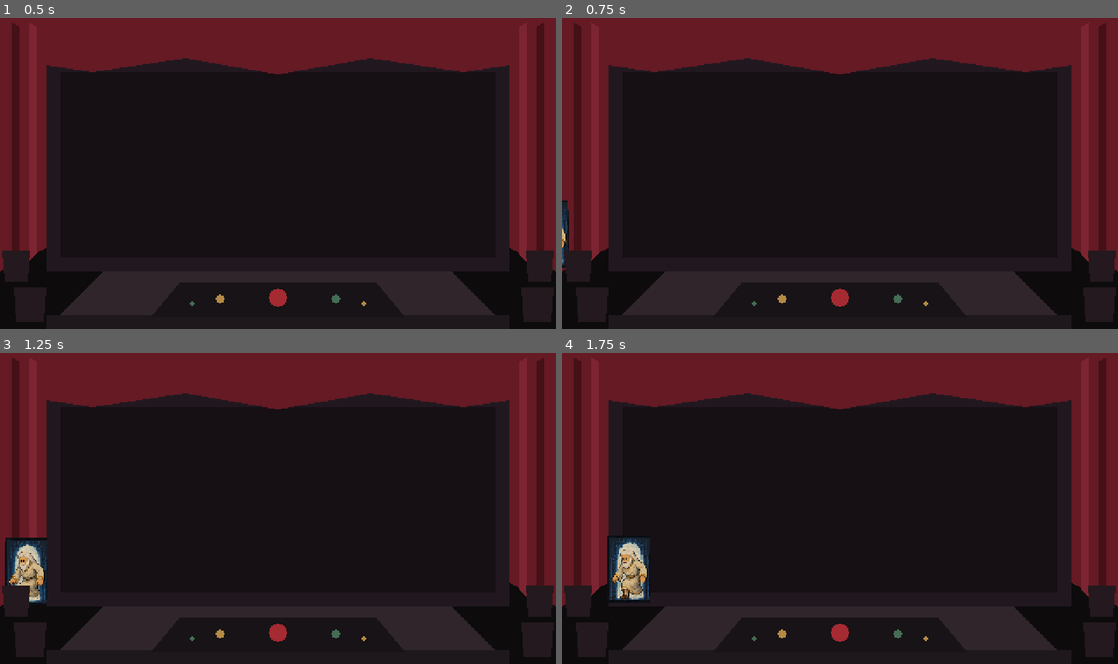
Above: before the commit, frames 1-4 (two rows, left to right).
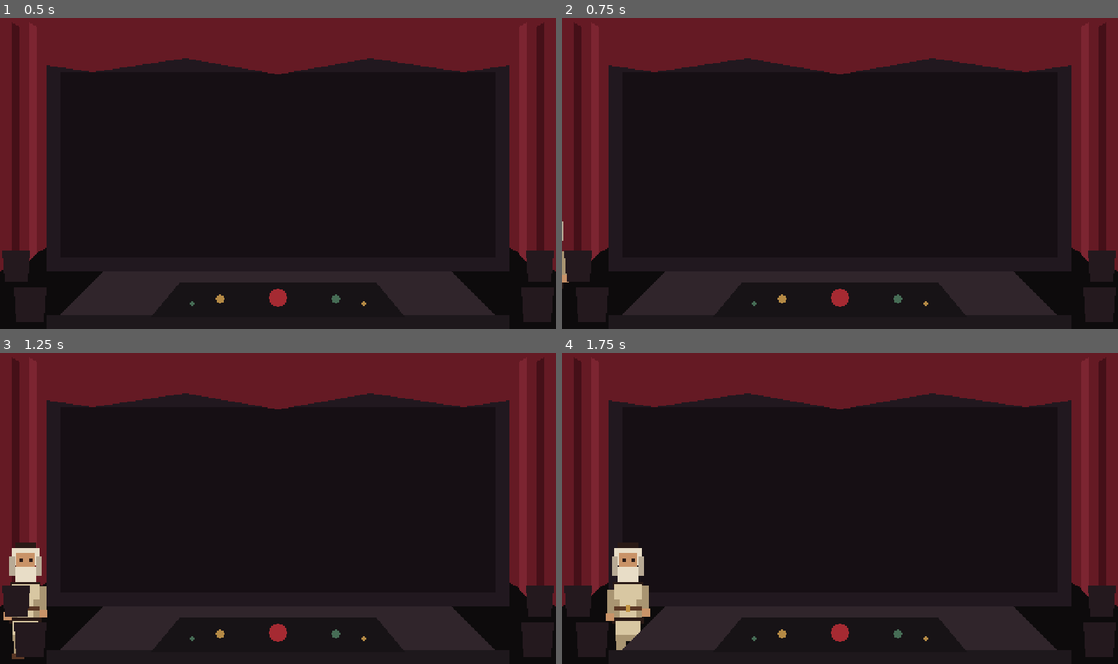
Above: after the commit, the same moments.

Repository: badmrfrosty313/the-bible-sort-of
Game: Godot game, scene res://scenes/theater/theater.tscn
Same seed, same stepped clock (60 frames per second), same inputs: the game is played once before the commit and once after it.
Inputs:
- Up to frame 1 (0.5 s): no input
- Up to frame 2 (0.75 s): tap Enter at 0.5 s
- Up to frame 3 (1.25 s): no input
- Up to frame 4 (1.75 s): no input

Frame 1 is identical in both runs. In frame 2, 0.3% of the frame differs, in the area x 0-2%, y 58-88%; in frame 3, 1.6%; in frame 4, 2.1%, in the area x 7-16%, y 58-96%.

Commit message:
Replace laminated Father art with procedural animated sprite

Diff:
--- a/scripts/father.gd
+++ b/scripts/father.gd
@@ -4,88 +4,138 @@
 enum State { IDLE, WALKING, STANDING, SITTING, WATCHING, REACTING }
 
 @export var walk_speed: float = 70.0
-@export var target_character_height: float = 58.0
-
-# Temporary crops from the current concept sheet. These remain scaffolding
-# until the transparent production sprite sheet is committed.
-const WALK_REGION := Rect2(1200, 694, 154, 244)
-const STAND_REGION := Rect2(480, 62, 132, 222)
-# Seated crop used only behind the console. Kept smaller/lower so the desk
-# occludes the lower portion naturally instead of Father floating on screen.
-const SIT_REGION := Rect2(580, 600, 300, 360)
 
 var state: State = State.IDLE
-var sprite: Sprite2D
+var legacy_sprite: Sprite2D
+var facing := 1.0
+var walk_phase := 0.0
+
+const OUTLINE := Color("#2A1A16")
+const SKIN := Color("#C99368")
+const SKIN_SHADOW := Color("#9C6748")
+const HAIR := Color("#E8DDC7")
+const HAIR_SHADOW := Color("#B8AA95")
+const ROBE := Color("#D8C7A2")
+const ROBE_SHADOW := Color("#A99572")
+const SANDAL := Color("#5B3825")
+const GOLD := Color("#C59643")
 
 func _ready() -> void:
-	sprite = get_node_or_null("Sprite2D") as Sprite2D
-	_configure_sprite()
+	legacy_sprite = get_node_or_null("Sprite2D") as Sprite2D
+	if legacy_sprite:
+		# The concept sheet remains in the repo as reference art, but it is never
+		# rendered in-game. No more laminated God JPEG.
+		legacy_sprite.visible = false
 	stand()
 
-func _configure_sprite() -> void:
-	if sprite == null or sprite.texture == null:
-		push_warning("Father has no Sprite2D texture to configure.")
-		return
-	sprite.hframes = 1
-	sprite.vframes = 1
-	sprite.region_enabled = true
-	sprite.texture_filter = CanvasItem.TEXTURE_FILTER_NEAREST
-	sprite.centered = true
+func _process(delta: float) -> void:
+	if state == State.WALKING:
+		walk_phase += delta * 12.0
+		queue_redraw()
 
-func _set_region(region: Rect2, height: float = target_character_height) -> void:
-	if sprite == null:
-		return
-	sprite.region_rect = region
-	var scale_value := height / region.size.y if region.size.y > 0.0 else 1.0
-	sprite.scale = Vector2(scale_value, scale_value)
-	sprite.rotation = 0.0
+func _draw() -> void:
+	if state == State.SITTING or state == State.WATCHING:
+		_draw_sitting_father()
+	else:
+		_draw_standing_father(state == State.WALKING)
 
-func _set_stand_pose() -> void:
-	_set_region(STAND_REGION)
-	if sprite:
-		sprite.position = Vector2(0, -target_character_height * 0.5)
+func _px(rect: Rect2, color: Color) -> void:
+	var r := rect
+	if facing < 0.0:
+		r.position.x = -rect.position.x - rect.size.x
+	draw_rect(r, color)
 
-func _set_walk_pose() -> void:
-	_set_region(WALK_REGION)
-	if sprite:
-		sprite.position = Vector2(0, -target_character_height * 0.5)
+func _draw_standing_father(walking: bool) -> void:
+	var bob := 0.0
+	var leg_shift := 0.0
+	var arm_shift := 0.0
+	if walking:
+		bob = round(sin(walk_phase * 2.0))
+		leg_shift = round(sin(walk_phase) * 3.0)
+		arm_shift = round(sin(walk_phase) * 2.0)
 
-func _set_sit_pose() -> void:
-	# Smaller visible height because Father is physically behind the console.
-	_set_region(SIT_REGION, 50.0)
-	if sprite:
-		sprite.position = Vector2(0, -22)
-		sprite.flip_h = false
+	# Hair silhouette and head.
+	_px(Rect2(-9,-52+bob,18,5),OUTLINE)
+	_px(Rect2(-12,-47+bob,24,15),HAIR)
+	_px(Rect2(-14,-40+bob,5,17),HAIR_SHADOW)
+	_px(Rect2(9,-40+bob,5,17),HAIR_SHADOW)
+	_px(Rect2(-8,-43+bob,16,15),SKIN)
+	_px(Rect2(-5,-38+bob,3,3),OUTLINE)
+	_px(Rect2(3,-38+bob,3,3),OUTLINE)
+	# Beard.
+	_px(Rect2(-9,-31+bob,18,14),HAIR)
+	_px(Rect2(-6,-18+bob,12,5),HAIR_SHADOW)
+
+	# Robe/body.
+	_px(Rect2(-13,-18+bob,26,5),OUTLINE)
+	_px(Rect2(-12,-16+bob,24,31),ROBE)
+	_px(Rect2(-12,-3+bob,5,18),ROBE_SHADOW)
+	_px(Rect2(7,-3+bob,5,18),ROBE_SHADOW)
+	_px(Rect2(-14,13+bob,28,5),OUTLINE)
+	_px(Rect2(-11,16+bob,22,17),ROBE)
+	_px(Rect2(-11,28+bob,22,5),ROBE_SHADOW)
+	# Belt.
+	_px(Rect2(-12,3+bob,24,4),SANDAL)
+	_px(Rect2(-2,2+bob,4,6),GOLD)
+
+	# Arms swing opposite the legs.
+	_px(Rect2(-18,-13+bob+arm_shift,6,23),ROBE_SHADOW)
+	_px(Rect2(12,-13+bob-arm_shift,6,23),ROBE_SHADOW)
+	_px(Rect2(-19,7+bob+arm_shift,7,7),SKIN)
+	_px(Rect2(12,7+bob-arm_shift,7,7),SKIN)
+
+	# Legs and sandals. Alternating offsets create an actual readable walk cycle.
+	_px(Rect2(-10,31+bob+leg_shift,8,13),ROBE_SHADOW)
+	_px(Rect2(2,31+bob-leg_shift,8,13),ROBE_SHADOW)
+	_px(Rect2(-12,42+bob+leg_shift,11,5),SANDAL)
+	_px(Rect2(1,42+bob-leg_shift,11,5),SANDAL)
+
+func _draw_sitting_father() -> void:
+	# Chair is deliberately part of the temporary procedural character so it
+	# has a transparent background and can be cleanly masked by the desk.
+	_px(Rect2(-18,-18,36,34),Color("#54251F"))
+	_px(Rect2(-15,-15,30,29),Color("#713127"))
+	_px(Rect2(-20,10,5,18),SANDAL)
+	_px(Rect2(15,10,5,18),SANDAL)
+	# Father torso/head above chair.
+	_px(Rect2(-10,-48,20,5),OUTLINE)
+	_px(Rect2(-13,-44,26,14),HAIR)
+	_px(Rect2(-8,-41,16,14),SKIN)
+	_px(Rect2(-5,-36,3,3),OUTLINE)
+	_px(Rect2(3,-36,3,3),OUTLINE)
+	_px(Rect2(-9,-29,18,13),HAIR)
+	_px(Rect2(-12,-17,24,22),ROBE)
+	_px(Rect2(-12,-3,24,5),SANDAL)
+	# Arms resting on the console/chair arms.
+	_px(Rect2(-18,-12,7,18),ROBE_SHADOW)
+	_px(Rect2(11,-12,7,18),ROBE_SHADOW)
+	_px(Rect2(-18,2,7,6),SKIN)
+	_px(Rect2(11,2,7,6),SKIN)
 
 func move_to(target_position: Vector2) -> void:
 	state = State.WALKING
-	_set_walk_pose()
 	var start_position := global_position
 	var distance := start_position.distance_to(target_position)
 	if distance <= 0.5:
 		global_position = target_position
 		_finish_walk()
 		return
-	if sprite:
-		sprite.flip_h = target_position.x < start_position.x
+	facing = -1.0 if target_position.x < start_position.x else 1.0
 	var duration := distance / walk_speed
 	var elapsed := 0.0
 	while elapsed < duration:
 		var delta := get_process_delta_time()
 		elapsed += delta
-		var progress := clampf(elapsed / duration, 0.0, 1.0)
-		global_position = start_position.lerp(target_position, progress)
-		if sprite:
-			var step_phase := sin(elapsed * 18.0)
-			sprite.position.y = -target_character_height * 0.5 + round(step_phase * 1.5)
-			sprite.rotation = step_phase * 0.015
+		var progress := clampf(elapsed / duration,0.0,1.0)
+		global_position = start_position.lerp(target_position,progress)
 		await get_tree().process_frame
 	global_position = target_position
 	_finish_walk()
 
 func _finish_walk() -> void:
 	state = State.STANDING
-	_set_stand_pose()
+	walk_phase = 0.0
+	queue_redraw()
 
 func enter_from_left(entrance_position: Vector2, target_position: Vector2) -> void:
 	global_position = entrance_position
@@ -109,20 +159,20 @@
 
 func stand() -> void:
 	state = State.STANDING
-	_set_stand_pose()
+	queue_redraw()
 
 func sit() -> void:
 	state = State.SITTING
-	_set_sit_pose()
+	queue_redraw()
 
 func watch_stage() -> void:
 	state = State.WATCHING
-	_set_sit_pose()
+	queue_redraw()
 
 func react() -> void:
 	state = State.REACTING
-	_set_stand_pose()
+	queue_redraw()
 
 func idle() -> void:
 	state = State.IDLE
-	_set_stand_pose()
+	queue_redraw()
